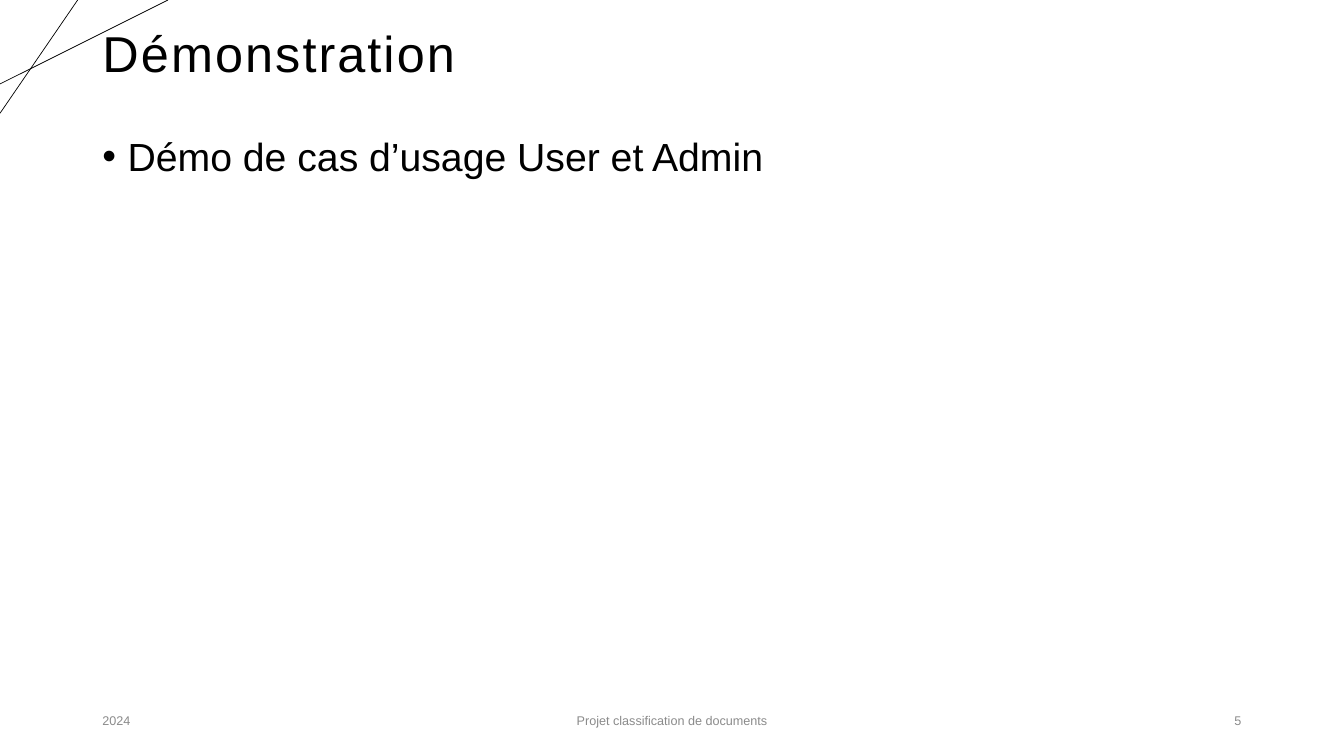
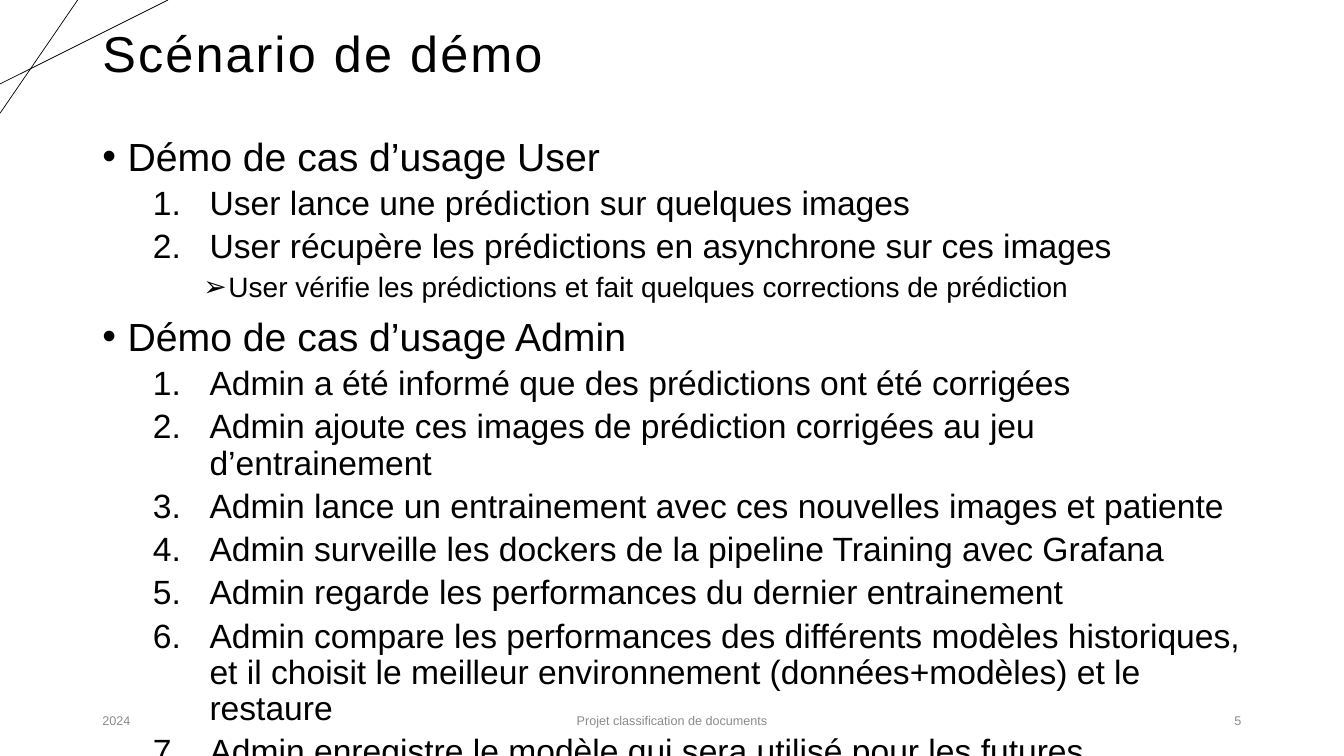
Before and after one commit to karned-formation/SEP24-MLOPS-SAKE, a slide deck: slide 5 of report/Projet_classification_MLOps_Partie1_Eddie.pptx. Drawn at 1344x756 pixels with LibreOffice and Linux fonts; fonts in the diff are those of the drawing. Boxes give left, top, right and bottom in pixels: in the first picture for what was removed or moved away, otherwise in the second. Text is boxed around its words. In the diff, an @@ line names an element or a change of style, - is before the commit and + after.

Commit message:
mise à jour de slide + 1ere video de 4 min

```diff
--- a/report/Projet_classification_MLOps_Partie1_Eddie.pptx
+++ b/report/Projet_classification_MLOps_Partie1_Eddie.pptx
@@ title at <box>102,32,542,73</box>: text changed @@
-Démonstration
+Scénario de démo
@@ text at <box>128,142,1240,721</box>: text changed; size 28 to 24 pt @@
-• Démo de cas d’usage User et Admin
+• Démo de cas d’usage User
+  1. User lance une prédiction sur quelques images
+  2. User récupère les prédictions en asynchrone sur ces images
+    ➢ User vérifie les prédictions et fait quelques corrections de prédiction
+• Démo de cas d’usage Admin
+  1. Admin a été informé que des prédictions ont été corrigées
+  2. Admin ajoute ces images de prédiction corrigées au jeu d’entrainement
+  3. Admin lance un entrainement avec ces nouvelles images et patiente
+  4. Admin surveille les dockers de la pipeline Training avec Grafana
+  5. Admin regarde les performances du dernier entrainement
+  6. Admin compare les performances des différents modèles historiques, et il choisit le meilleur environnement (données+modèles) et le restaure
+  7. Admin enregistre le modèle qui sera utilisé pour les futures prédictions
```
Also in this commit, not shown: 1 other file.
